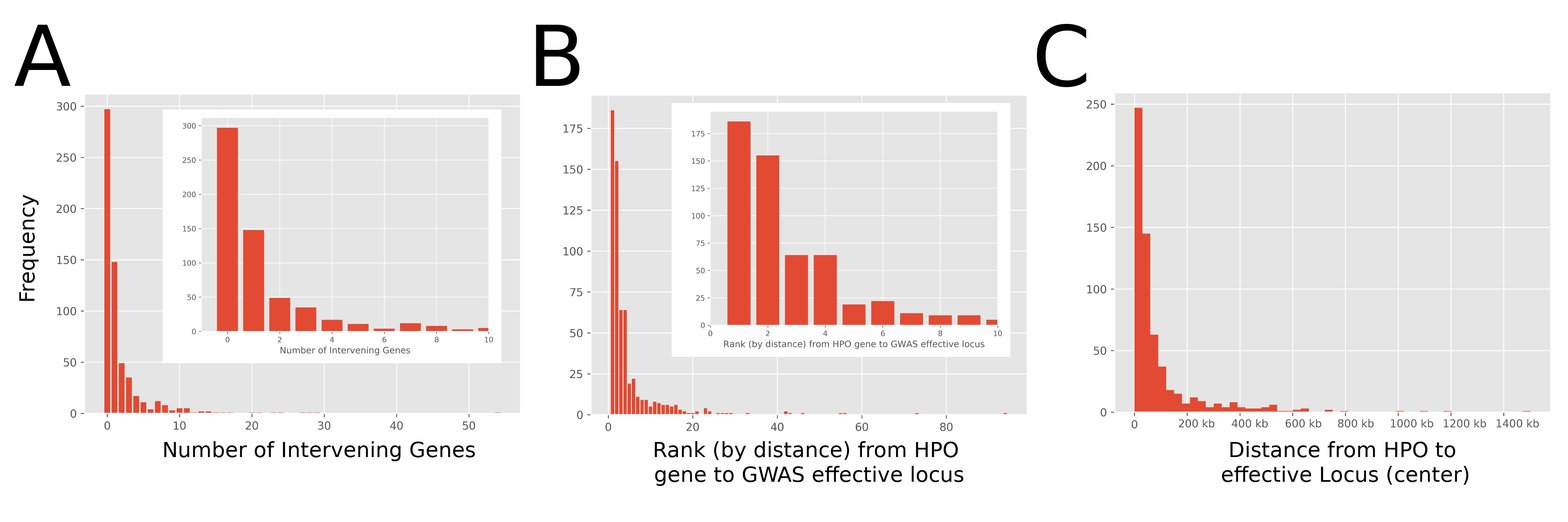
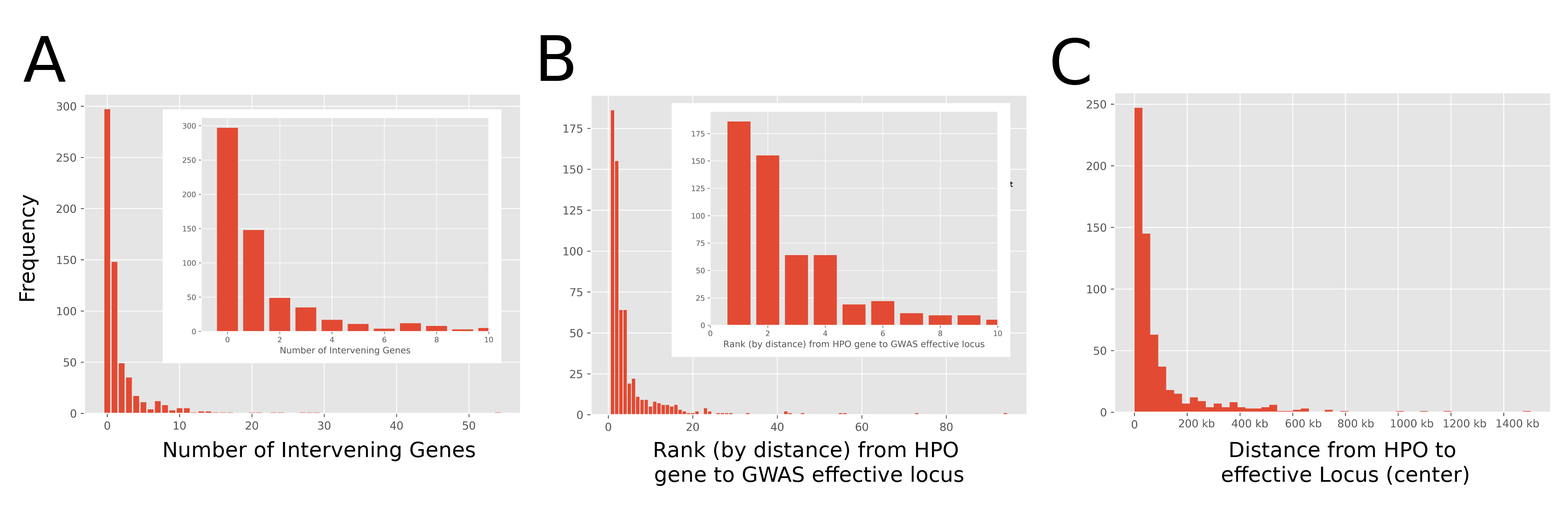
Revision of a layered 1568×522 image; what changed, layer by layer:
added layer "t" above "Distance from HPO to ..." over [1009, 181, 1013, 187]
painted on "A" over [14, 24, 71, 86]
painted on "B" over [535, 24, 580, 86]
painted on "C" over [1036, 23, 1090, 88]
